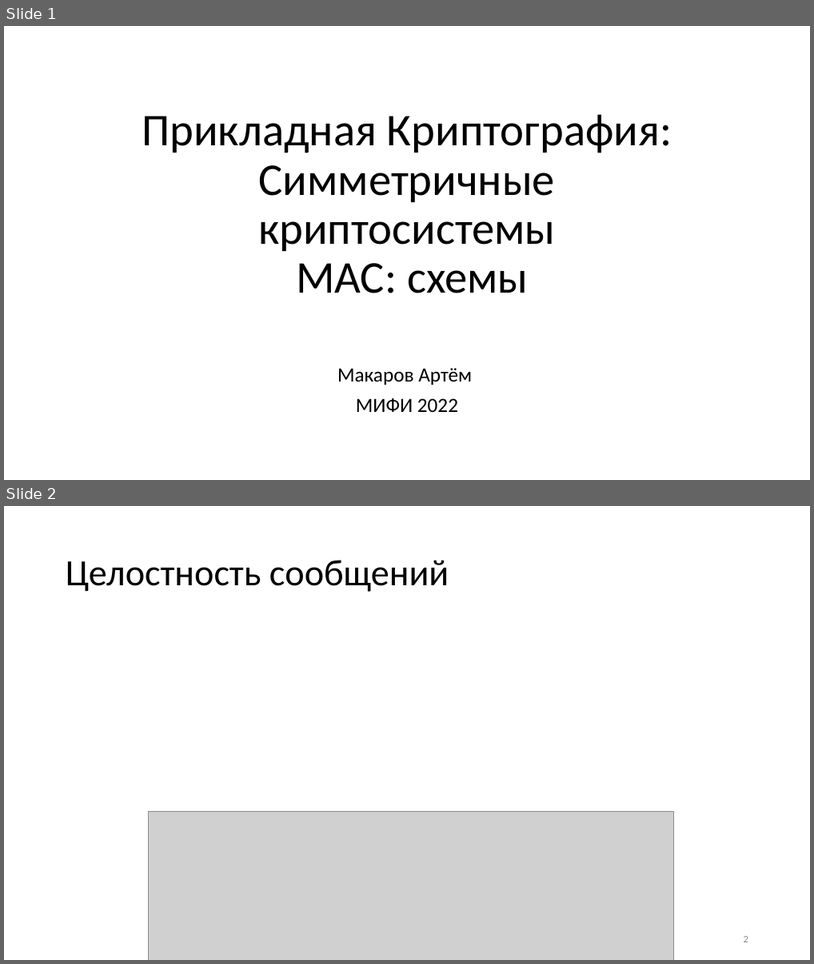
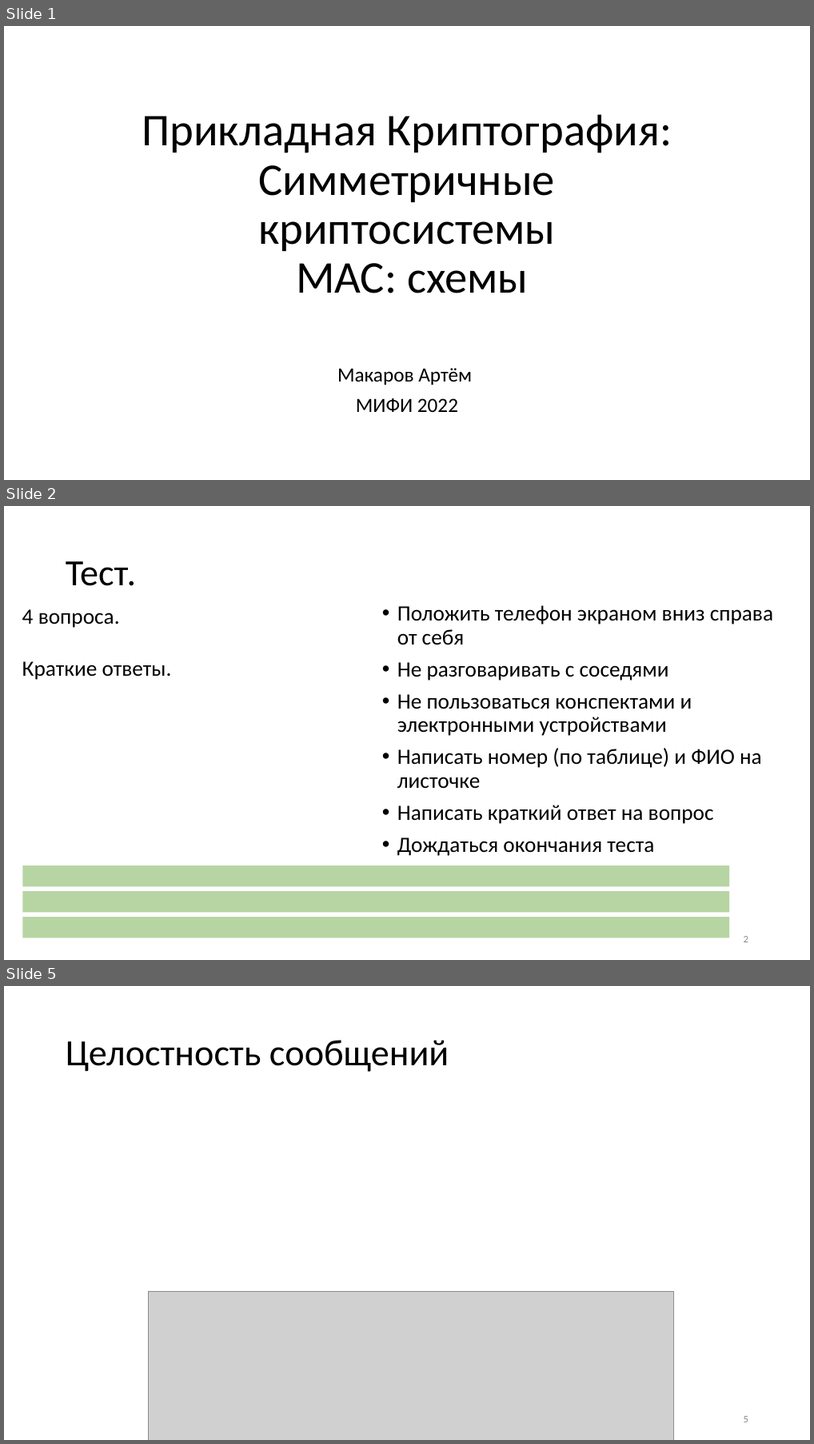
Before and after one commit to CryptoCourse/CryptoLectures, a slide deck: Lectures/Lecture10.pptx. Shown one above the other, each under a label of ours: slides 1 and 2 before the commit, slides 1, 2 and 5 after it; the slides between them are not shown. The pictures are 814x964 and 814x1444 pixels, drawn with LibreOffice and Linux fonts; fonts in the diff are those of the drawing; grey boxes stand for pictures. Boxes give left, top, right and bottom in pixels: in the first picture for what was removed or moved away, otherwise in the second. Text is boxed around its words. In the diff, an @@ line names an element or a change of style, - is before the commit and + after.

Commit message:
lec 10 update

```diff
--- a/Lectures/Lecture10.pptx
+++ b/Lectures/Lecture10.pptx
@@ slide 2 added at (4,506,810,960), background #FFFFFF @@
@@ title added at (66,561,136,586), 44 pt, text #000000 @@
+Тест.
@@ text added at (22,609,172,680), 26 pt, text #000000 @@
+4 вопроса.
+Краткие ответы.
@@ text added at (398,605,774,856), 26 pt, text #000000 @@
+• Положить телефон экраном вниз справа от себя
+• Не разговаривать с соседями
+• Не пользоваться конспектами и электронными устройствами
+• Написать номер (по таблице) и ФИО на листочке
+• Написать краткий ответ на вопрос
+• Дождаться окончания теста
@@ rectangle added at (22,865,730,887), fill #70AD47 at 50% opacity @@
@@ rectangle added at (22,891,730,912), fill #70AD47 at 50% opacity @@
@@ rectangle added at (22,916,730,938), fill #70AD47 at 50% opacity @@
@@ page number added at (744,936,749,942), 12 pt, text #8C8C8C @@
+2
@@ what was slide 2 is now slide 5 @@
@@ page number at (744,1416,749,1422): text changed @@
-2
+5
```
Also in this commit, not shown: 2 other slides added.
